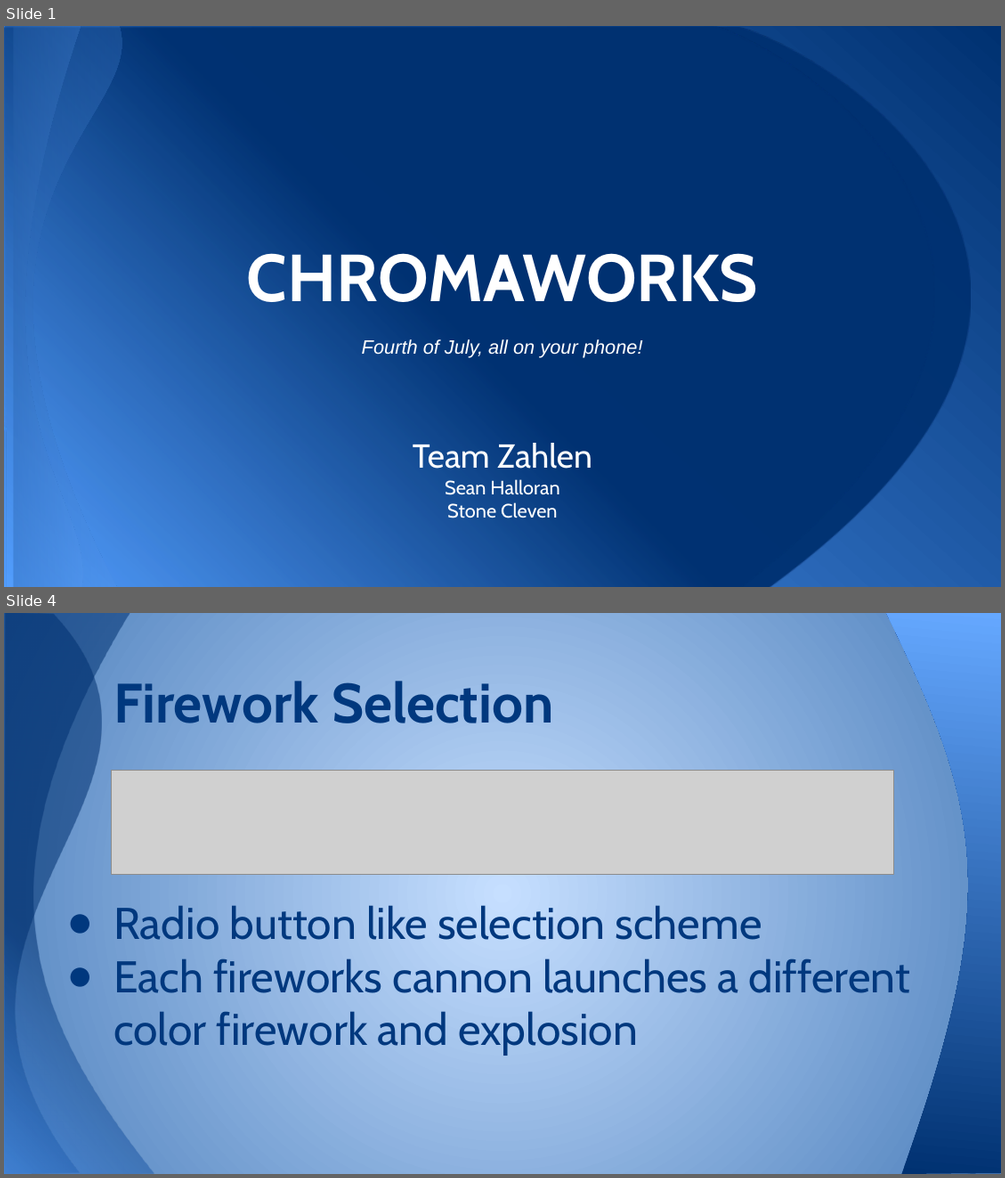
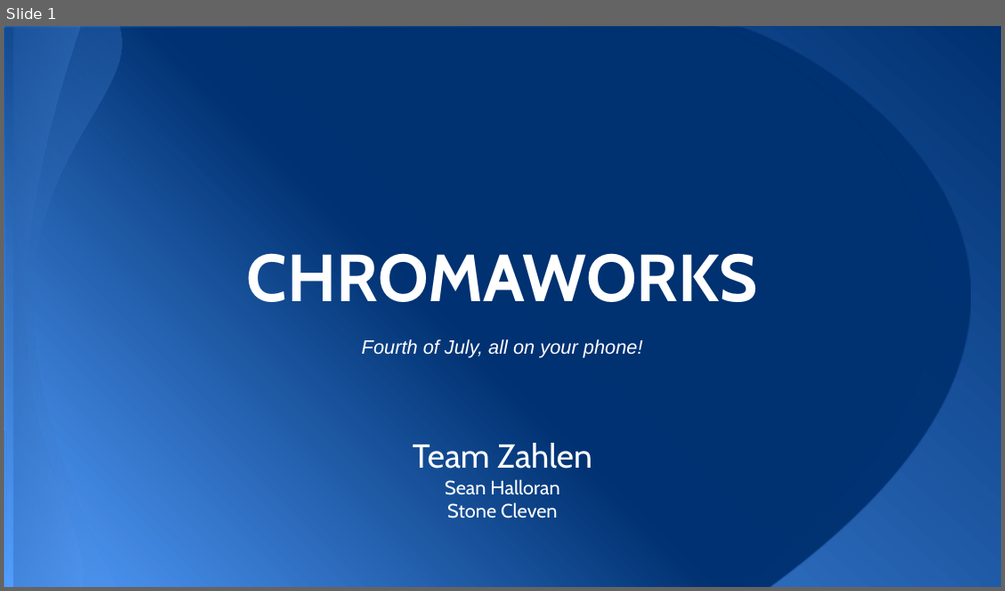
Before and after one commit to ComicSeans/imgd2900, a slide deck: assig7/Chromaworks.pptx. Shown one above the other, each under a label of ours: slides 1 and 4 before the commit, slide 1 after it; the slides between them are not shown. The pictures are 1005x1178 and 1005x591 pixels, drawn with LibreOffice and Linux fonts; fonts in the diff are those of the drawing; grey boxes stand for pictures. Boxes give left, top, right and bottom in pixels: in the first picture for what was removed or moved away, otherwise in the second. Text is boxed around its words. In the diff, an @@ line names an element or a change of style, - is before the commit and + after.

```diff
--- a/assig7/Chromaworks.pptx
+++ b/assig7/Chromaworks.pptx
@@ slide 4 removed at bbox=[4, 613, 1001, 1174], background gradient #C6DFFF to #4F81BD @@
@@ freeform shape removed at bbox=[4, 613, 154, 1173] @@
@@ freeform shape removed at bbox=[4, 613, 220, 1173] @@
@@ freeform shape removed at bbox=[886, 613, 1001, 1174] @@
@@ title removed at bbox=[113, 681, 553, 723] @@
-Firework Selection
@@ picture removed at bbox=[112, 771, 893, 874] @@
@@ text removed at bbox=[113, 905, 910, 1054] @@
-● Radio button like selection scheme
-● Each fireworks cannon launches a different color firework and explosion
```
Also in this commit, not shown: 2 slides added, 6 other slides removed.
